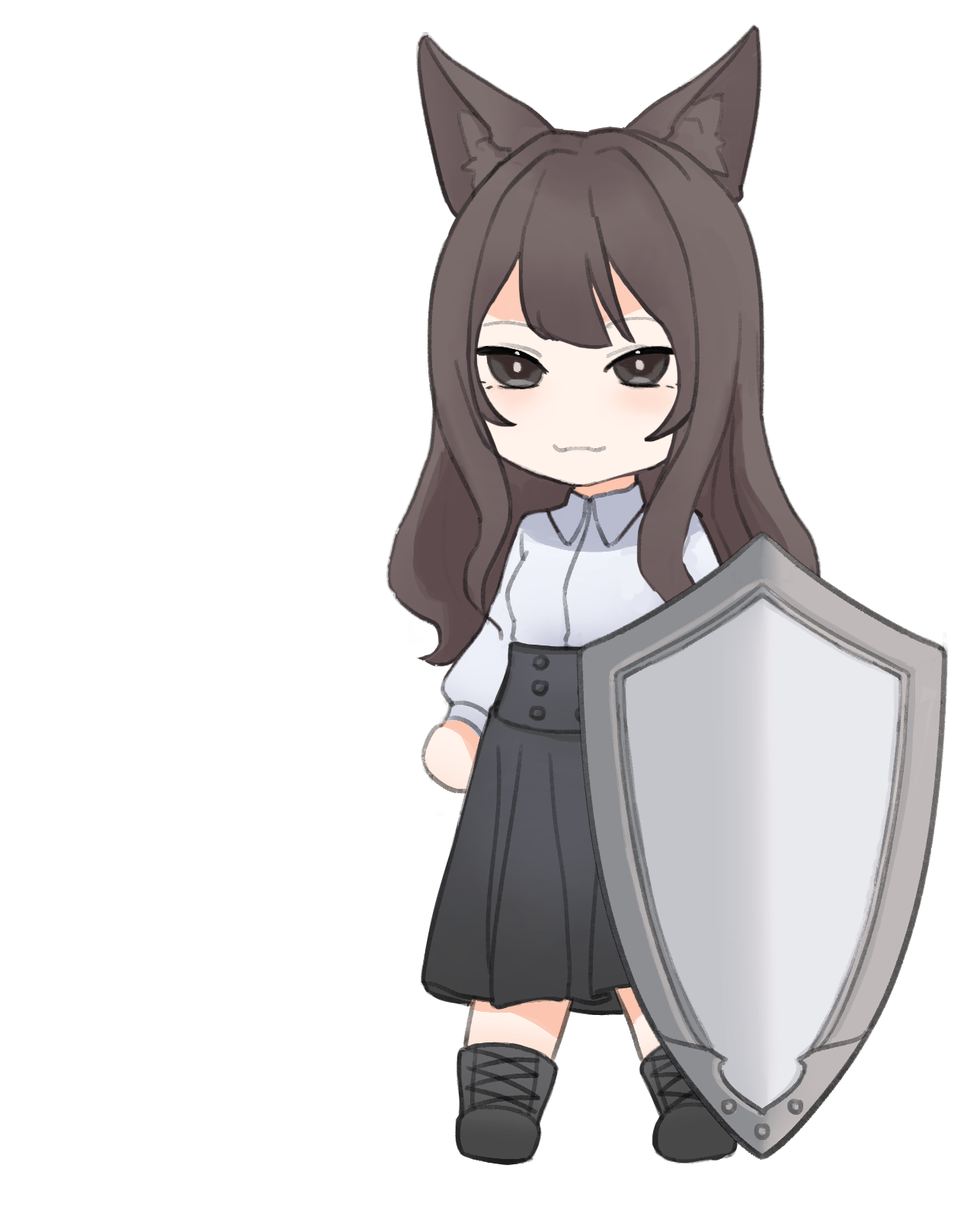
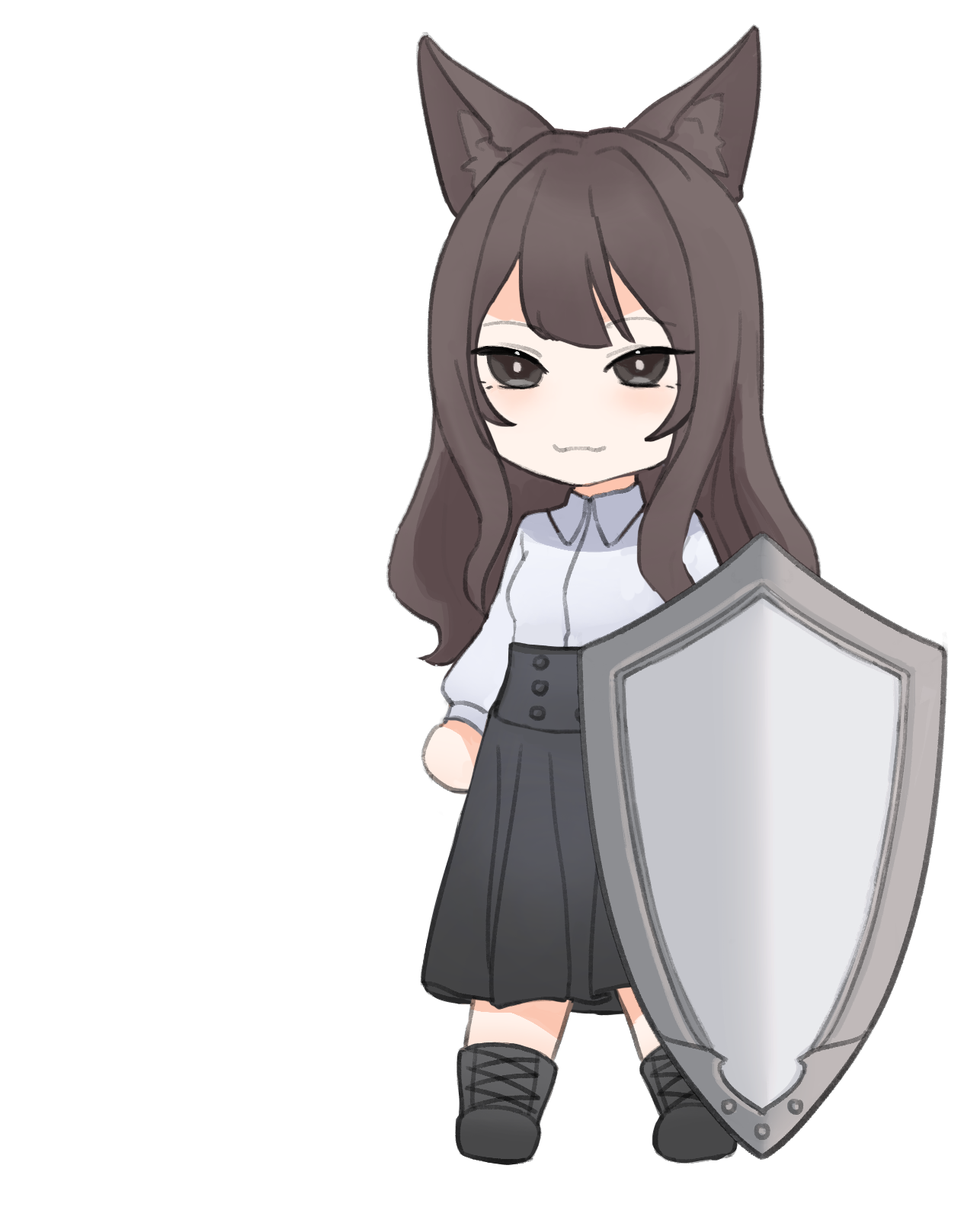
Layer changes from the first 977px x 1207px image to the second:
moved "F Hair" above "Head", painted on it over [470, 317, 702, 638]
added layer "Waist" above "Top" over [490, 637, 602, 744]
renamed "Body" to "Top", painted on it over [419, 508, 702, 1026]
added layer "Bottom" above "L Arm0" over [419, 685, 632, 1016]
added layer "L Arm0" above "R Arm1" over [682, 508, 702, 574]
added layer "R Arm1" above "R Hand" over [419, 609, 545, 755]
added layer "R Hand" above "R Arm0" over [436, 701, 496, 817]
added layer "R Arm0" above "B Hair" over [481, 510, 573, 667]
painted on "B Hair" over [419, 589, 634, 702]
added layer "L Leg" above "R Leg" over [605, 982, 632, 1022]
added layer "R Leg" above "B Bottom" over [454, 996, 579, 1026]
added layer "B Bottom" over [419, 937, 632, 1016]
